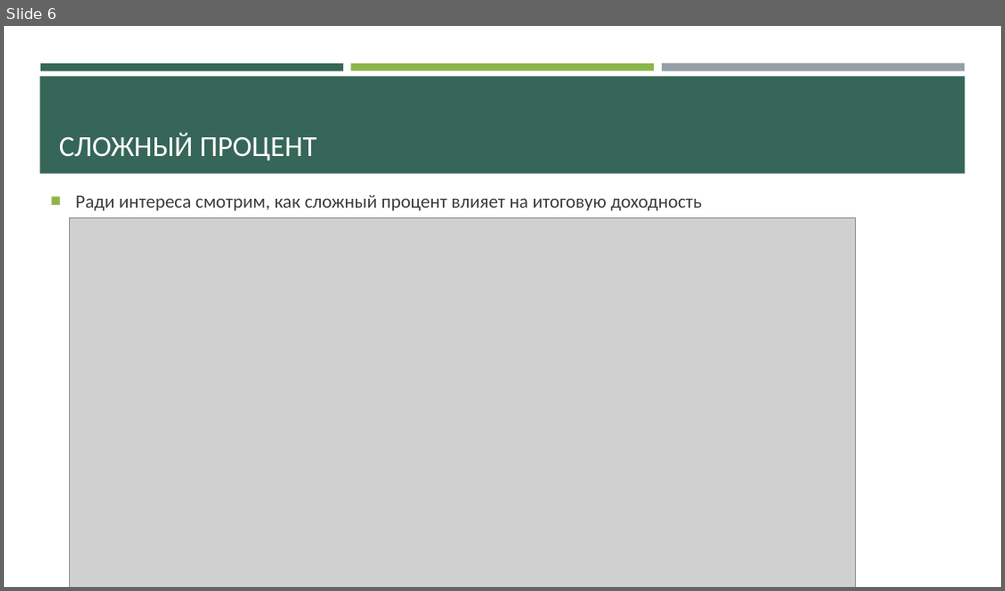
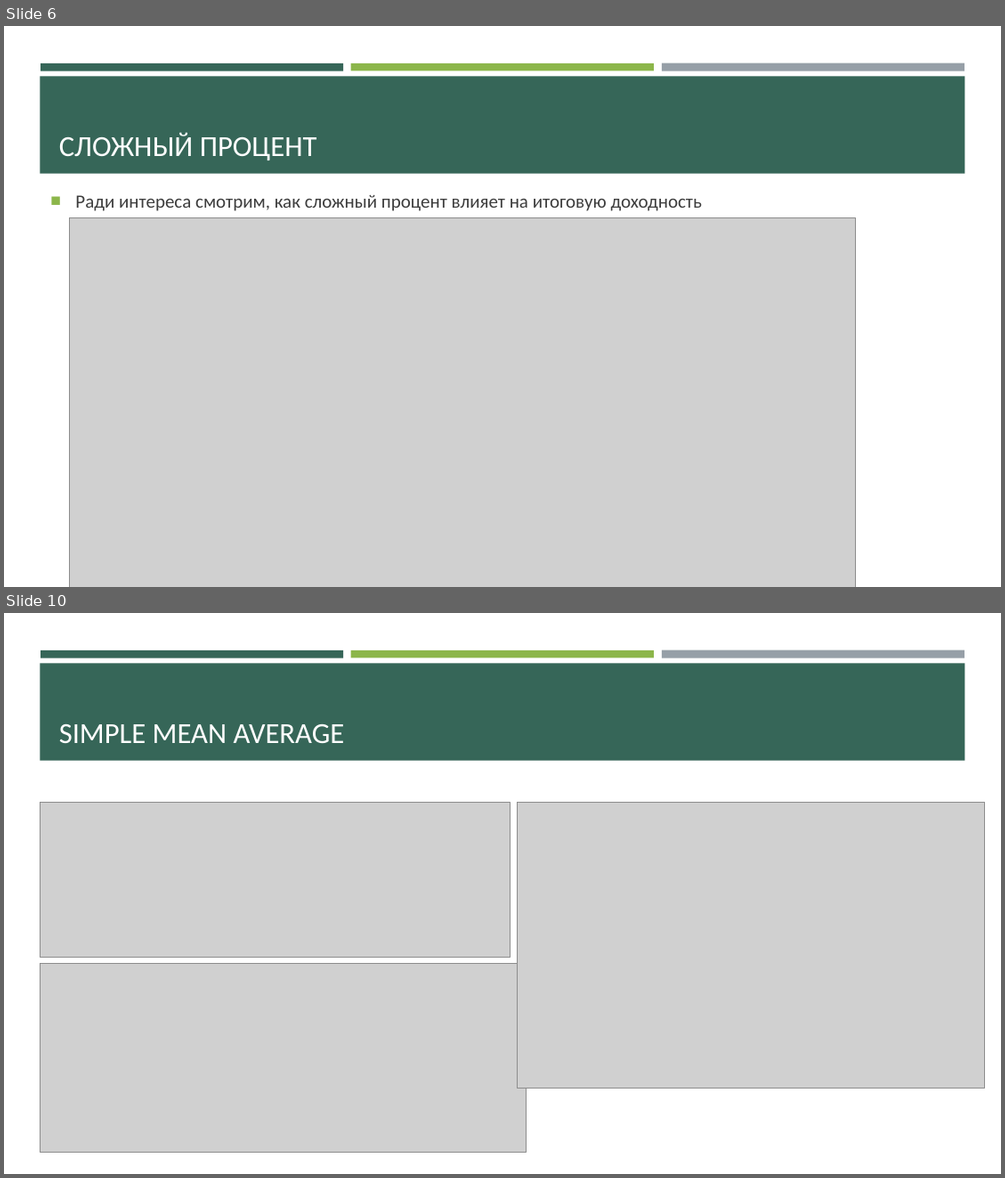
Before and after one commit to Den-is-me/test_ff, a slide deck: Торговля фондом VFINX.pptx. Shown one above the other, each under a label of ours: slide 6 before the commit, slides 6 and 10 after it; the slides between them are not shown. The pictures are 1005x591 and 1005x1178 pixels, drawn with LibreOffice and Linux fonts; fonts in the diff are those of the drawing; grey boxes stand for pictures. Boxes give left, top, right and bottom in pixels: in the first picture for what was removed or moved away, otherwise in the second. Text is boxed around its words. In the diff, an @@ line names an element or a change of style, - is before the commit and + after.

```diff
--- a/Торговля фондом VFINX.pptx
+++ b/Торговля фондом VFINX.pptx
@@ slide 10 added at (4,613,1001,1174), background #FFFFFF; not listed: 4 template elements that a slide beside it also shows @@
@@ title added at (59,724,345,743), 28 pt, text #FFFFFF @@
+SIMPLE MEAN AVERAGE
@@ picture added at (40,803,510,957) @@
@@ picture added at (517,803,985,1088) @@
@@ picture added at (40,964,526,1152) @@
```
Also in this commit, not shown: 4 slides changed, 14 other slides added, 2 other files.
